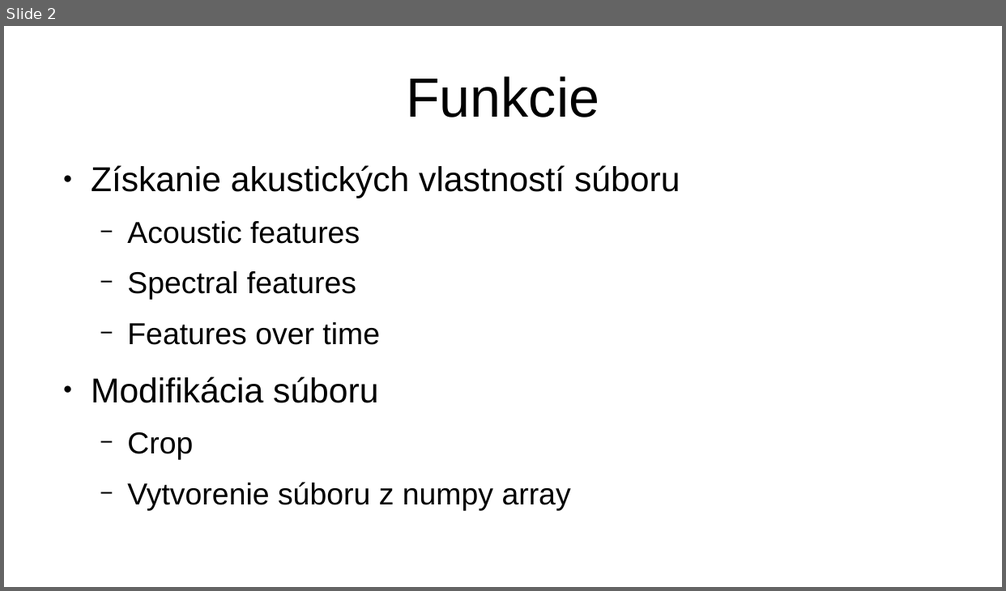
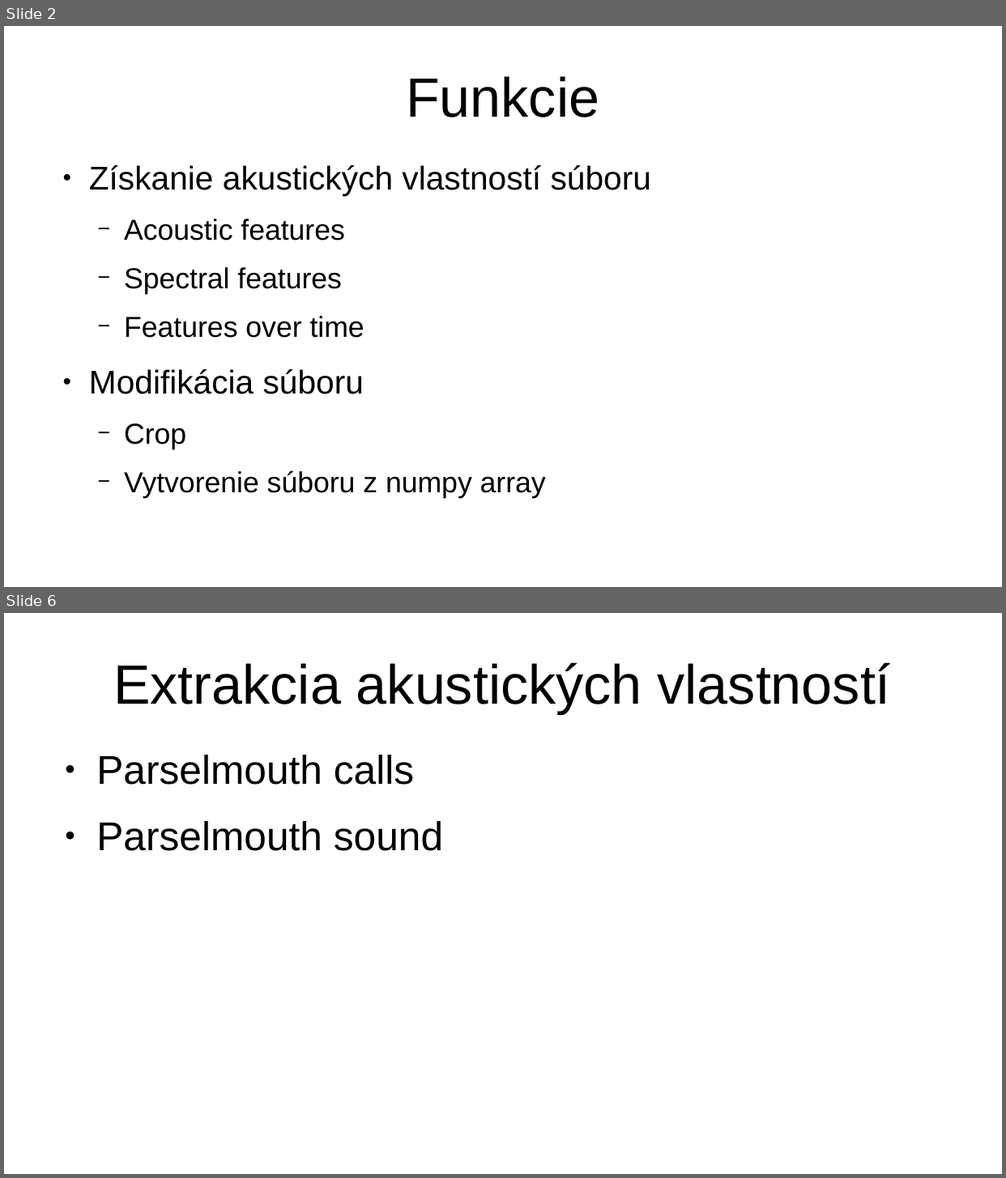
Before and after one commit to smolito/sj_seme, a slide deck: docs/prezentacia.pptx. Shown one above the other, each under a label of ours: slide 2 before the commit, slides 2 and 6 after it; the slides between them are not shown. The pictures are 1006x591 and 1006x1178 pixels, drawn with LibreOffice and Linux fonts; fonts in the diff are those of the drawing; background and template pictures are left out. Boxes give left, top, right and bottom in pixels: in the first picture for what was removed or moved away, otherwise in the second. Text is boxed around its words. In the diff, an @@ line names an element or a change of style, - is before the commit and + after.

```diff
--- a/docs/prezentacia.pptx
+++ b/docs/prezentacia.pptx
@@ slide 6 added at [4,613,1002,1174], background picture (left out) @@
@@ title added at [113,662,891,714], 44 pt, text #000000 @@
+Extrakcia akustických vlastností
@@ text added at [96,755,443,851], 32 pt, text #000000 @@
+● Parselmouth calls
+● Parselmouth sound
@@ slide 2 changed as well @@
@@ text "Získanie akustických vlastností súboru" at [89,165,651,498]: size 27.5 to 26.2 pt in "Získanie akustických vlastností súboru", "Modifikácia súboru"; size 24.1 to 23 pt in "Acoustic features", "Spectral features", "Features over time", "Crop" and 1 more places; indent changed @@
```
Also in this commit, not shown: 7 other slides added, 1 slide removed, 7 other files.
